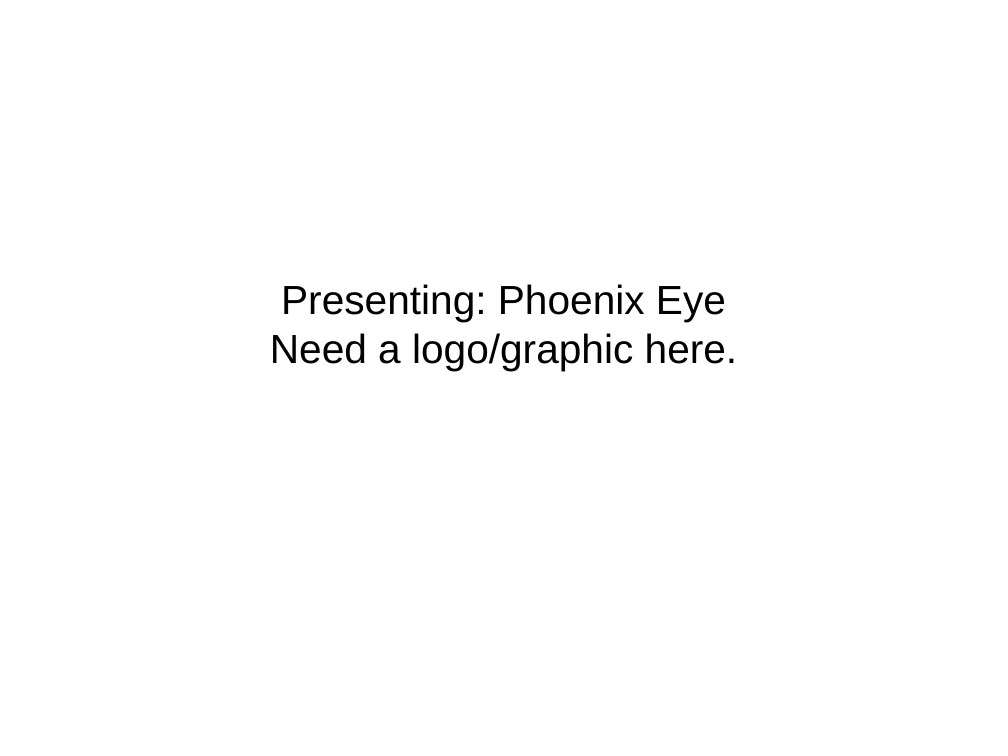
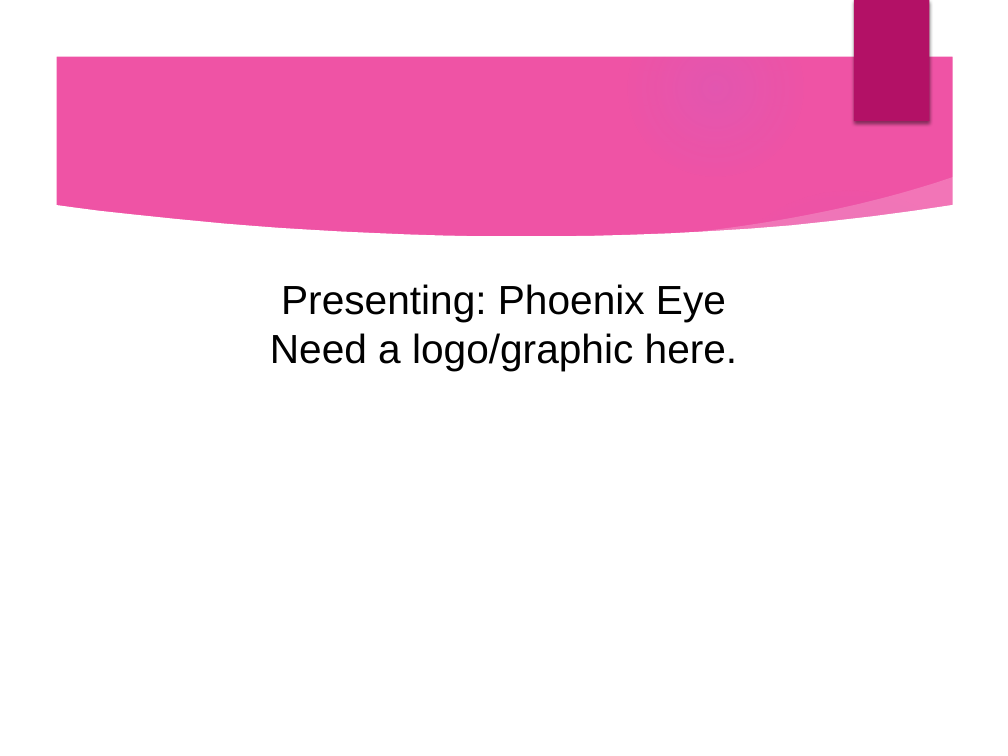
Before and after one commit to qrprat77/https---github.com-qrprat77-Biology_project, a slide deck: slide 4 of Resource/Bio_Presentation.pptx. Drawn at 1008x756 pixels with LibreOffice and Linux fonts; fonts in the diff are those of the drawing; background and template pictures are left out. Boxes give left, top, right and bottom in pixels: in the first picture for what was removed or moved away, otherwise in the second. Text is boxed around its words. In the diff, an @@ line names an element or a change of style, - is before the commit and + after.

```diff
--- a/Resource/Bio_Presentation.pptx
+++ b/Resource/Bio_Presentation.pptx
@@ background #FFFFFF to picture (left out) @@
@@ group added at (x1=0, y1=0, x2=1008, y2=756): 3 freeform shapes, 2 ellipses @@
@@ rectangle added at (x1=854, y1=0, x2=930, y2=122), fill #B31166 @@
```
Also in this commit, not shown: 4 other slides changed, 3 slides added, 3 slides removed.
